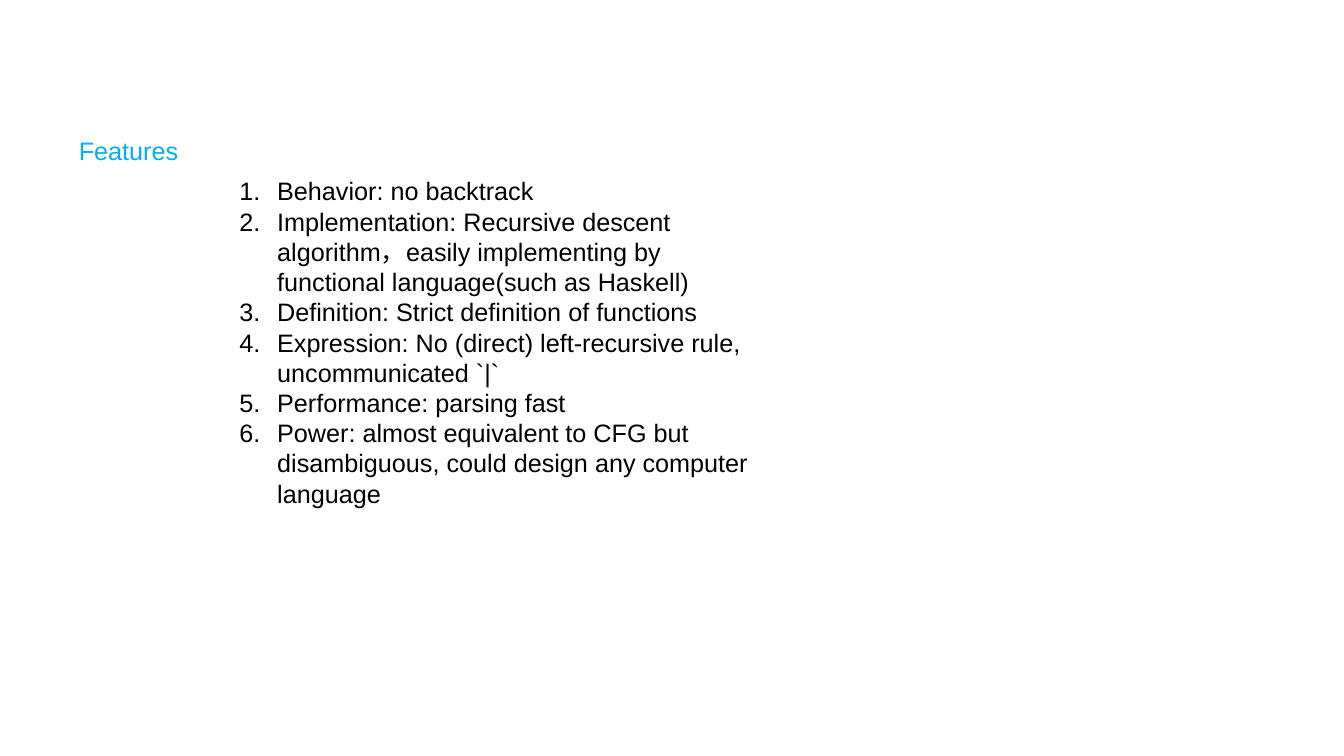
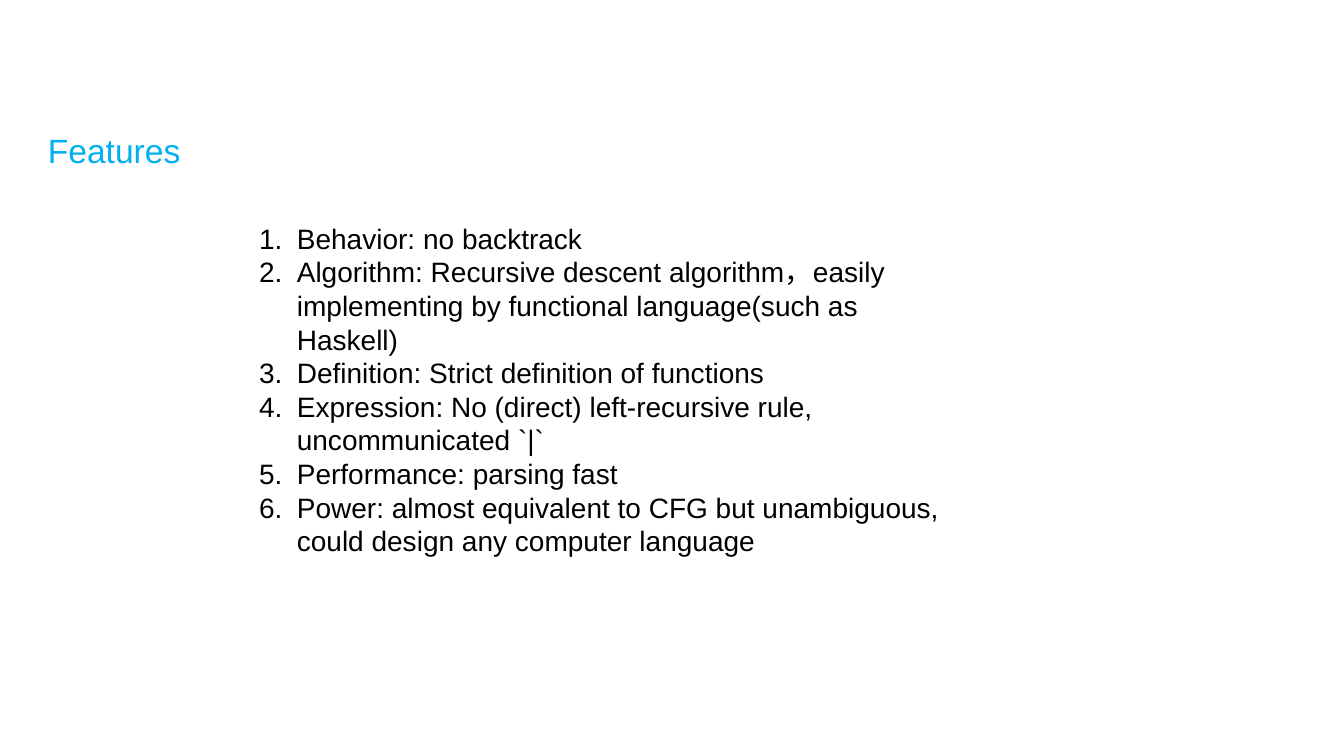
Before and after one commit to Freakwill/pycon2021-ppt, a slide deck: slide 4 of slide-light.pptx (slide 3 before the commit). Drawn at 1344x756 pixels with LibreOffice and Linux fonts; fonts in the diff are those of the drawing; background and template pictures are left out. Boxes give left, top, right and bottom in pixels: in the first picture for what was removed or moved away, otherwise in the second. Text is boxed around its words. In the diff, an @@ line names an element or a change of style, - is before the commit and + after.

```diff
--- a/slide-light.pptx
+++ b/slide-light.pptx
@@ text "Features": place and size @@
-text "Features" at [79, 142, 178, 161]
+text "Features" at [48, 140, 181, 164]
@@ text "Features" at [48, 140, 181, 164]: size 18 to 24 pt @@
@@ text "Behavior: no backtrack": place and size @@
-text "Behavior: no backtrack" at [277, 181, 748, 508]
+text "Behavior: no backtrack" at [297, 228, 938, 556]
@@ text at [297, 228, 812, 489]: size 18 to 20 pt in "Behavior: no backtrack", "Definition: Strict definition of functions", "Expression: No (direct) left-recursive rule, uncommunicated  ...", "Performance: parsing fast" @@
@@ text at [297, 261, 885, 355]: text changed; size 18 to 20 pt @@
-2. Implementation: Recursive descent algorithm，easily implementing by functional language(such as Haskell)
+2. Algorithm: Recursive descent algorithm，easily implementing by functional language(such as Haskell)
@@ text at [297, 497, 938, 556]: text changed; size 18 to 20 pt @@
-6. Power: almost equivalent to CFG but disambiguous, could design any computer language
+6. Power: almost equivalent to CFG but unambiguous, could design any computer language
```
Also in this commit, not shown: 8 other slides changed, 4 slides added, 2 slides removed.
